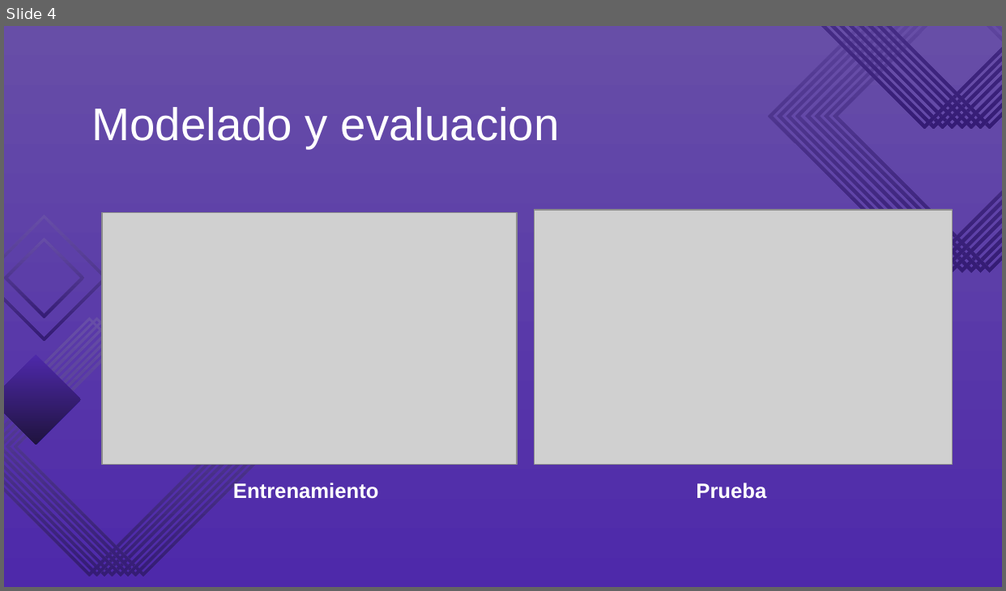
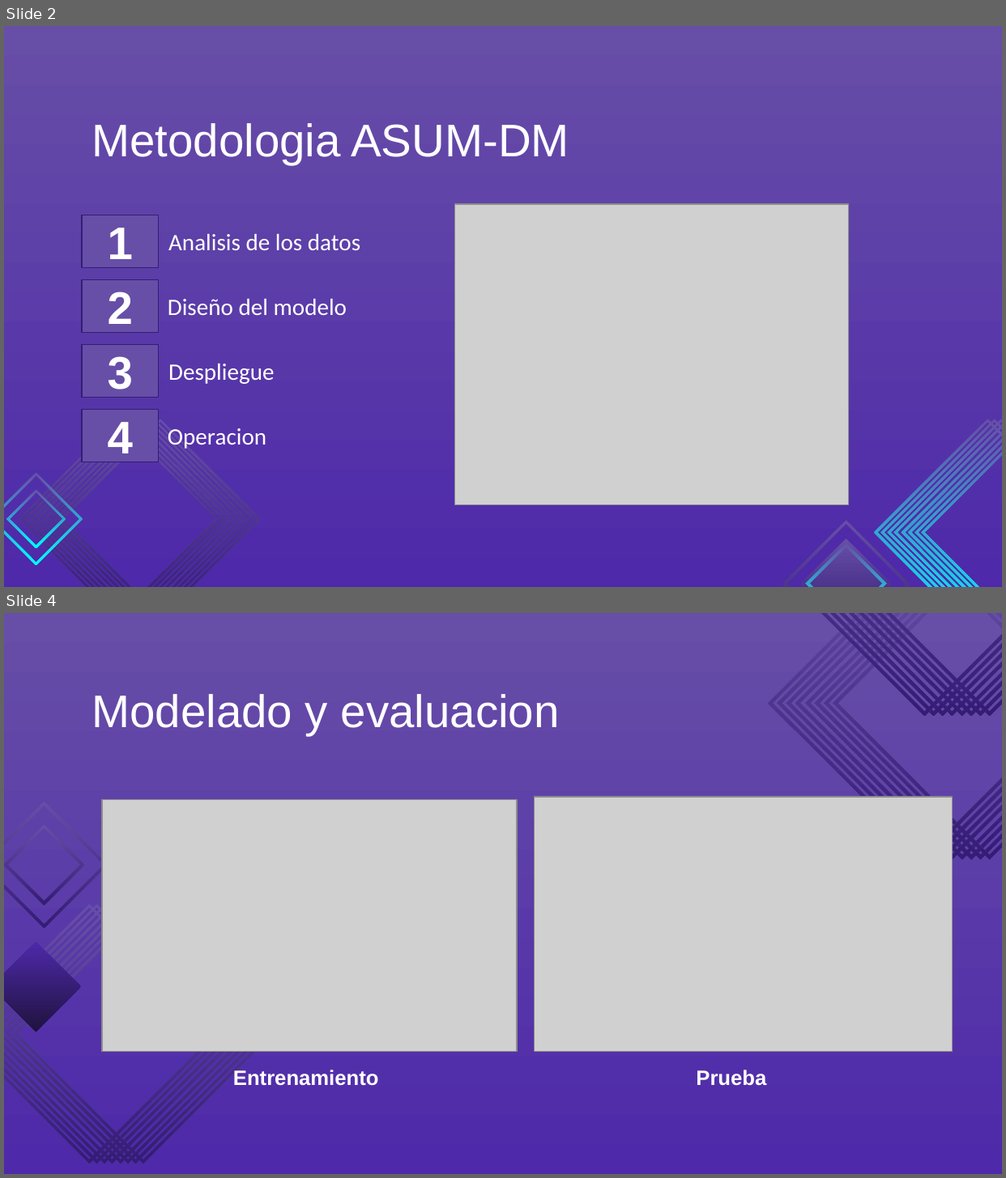
Before and after one commit to jlibarra-dev/entrega2-datos, a slide deck: BancoSeneca.pptx. Shown one above the other, each under a label of ours: slide 4 before the commit, slides 2 and 4 after it; the slides between them are not shown. The pictures are 1006x591 and 1006x1178 pixels, drawn with LibreOffice and Linux fonts; fonts in the diff are those of the drawing; grey boxes stand for pictures. Boxes give left, top, right and bottom in pixels: in the first picture for what was removed or moved away, otherwise in the second. Text is boxed around its words. In the diff, an @@ line names an element or a change of style, - is before the commit and + after.

```diff
--- a/BancoSeneca.pptx
+++ b/BancoSeneca.pptx
@@ slide 2 added at (4, 26, 1002, 587), background gradient #4E29AA to #674EA7 @@
@@ title added at (91, 123, 569, 165), 33 pt, text #FFFFFF @@
+Metodologia ASUM-DM
@@ rectangle added at (82, 215, 159, 267), fill #674EA7, outline #351C75 0.75 pt, 33 pt, text #FFFFFF, bold @@
+1
@@ picture added at (455, 205, 848, 505) @@
@@ text added at (168, 233, 360, 250), 17 pt, text #FFFFFF @@
+Analisis de los datos
@@ rectangle added at (82, 280, 159, 332), fill #674EA7, outline #351C75 0.75 pt, 33 pt, text #FFFFFF, bold @@
+2
@@ text added at (168, 298, 347, 315), 17 pt, text #FFFFFF @@
+Diseño del modelo
@@ rectangle added at (82, 344, 159, 397), fill #674EA7, outline #351C75 0.75 pt, 33 pt, text #FFFFFF, bold @@
+3
@@ text added at (168, 363, 274, 384), 17 pt, text #FFFFFF @@
+Despliegue
@@ rectangle added at (82, 409, 159, 462), fill #674EA7, outline #351C75 0.75 pt, 33 pt, text #FFFFFF, bold @@
+4
@@ group added at (19, 419, 261, 587): 8 freeform shapes @@
@@ text added at (168, 429, 266, 449), 17 pt, text #FFFFFF @@
+Operacion
@@ freeform shape added at (4, 473, 83, 566), fill gradient #674EA7 to #00FFFF @@
@@ freeform shape added at (7, 490, 66, 549), fill gradient #674EA7 to #00FFFF @@
@@ freeform shape added at (782, 521, 909, 587), fill gradient #674EA7 to #351C75 @@
@@ group added at (874, 419, 1002, 587): 14 freeform shapes @@
@@ freeform shape added at (801, 539, 891, 587), fill gradient #674EA7 to #351C75 @@
@@ freeform shape added at (805, 544, 886, 587), fill gradient #674EA7 to #00FFFF @@
```
Also in this commit, not shown: 2 slides changed, 2 other slides added, 2 slides removed.
